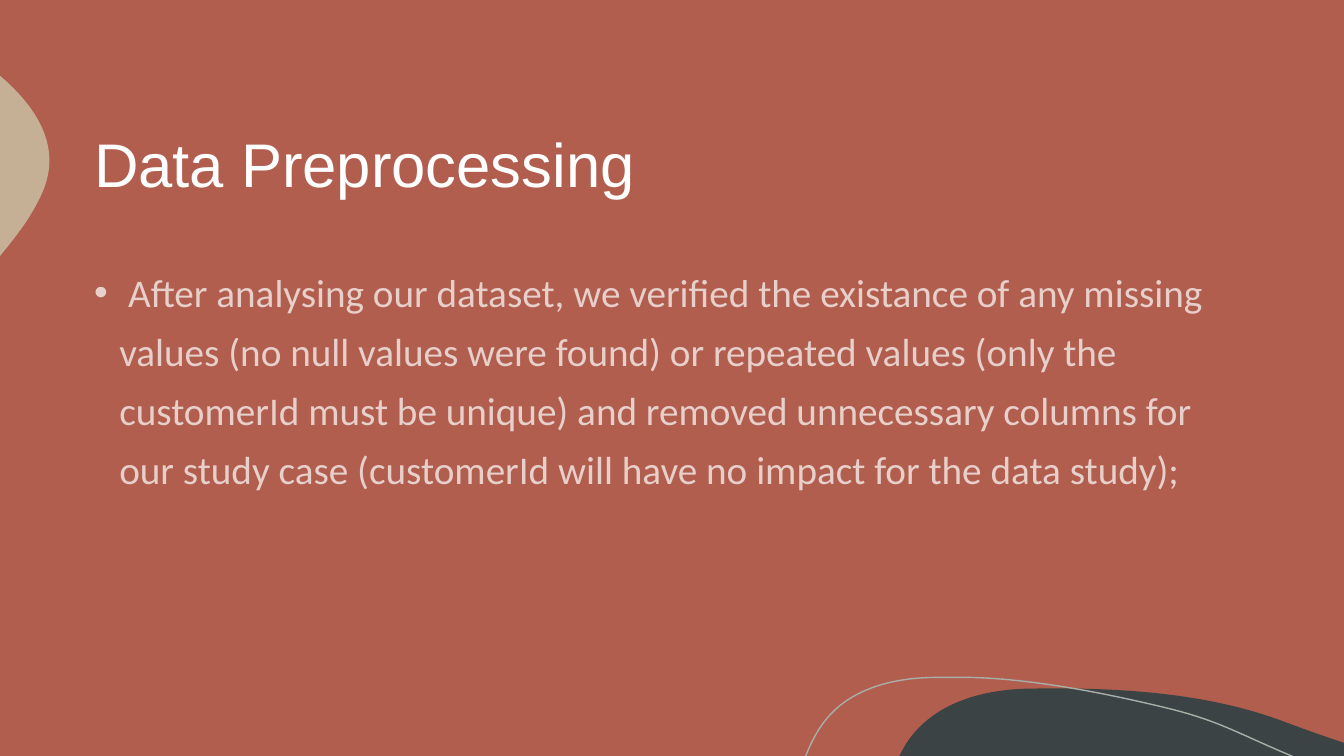
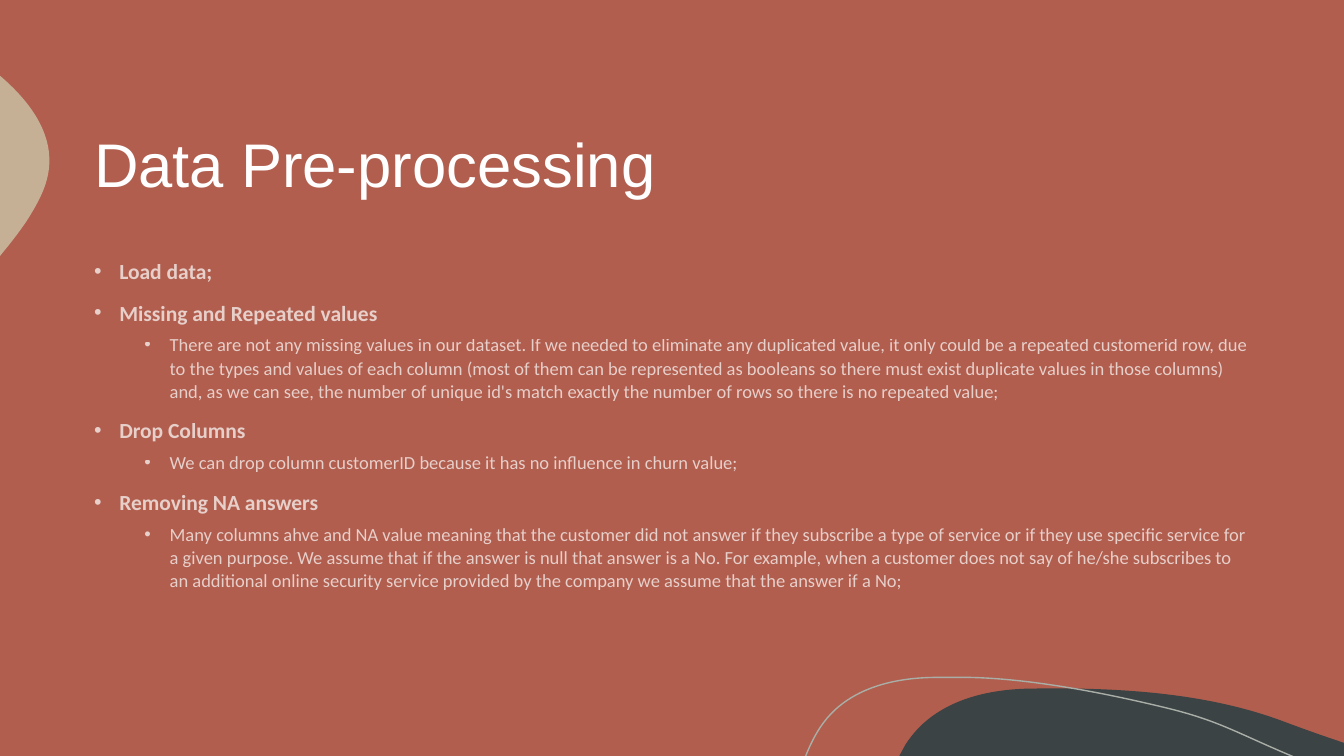
Before and after one commit to itsdomsantos/IART-2022, a slide deck: slide 5 of proj2/iart_proj2_final.pptx. Drawn at 1344x756 pixels with LibreOffice and Linux fonts; fonts in the diff are those of the drawing. Boxes give left, top, right and bottom in pixels: in the first picture for what was removed or moved away, otherwise in the second. Text is boxed around its words. In the diff, an @@ line names an element or a change of style, - is before the commit and + after.

```diff
--- a/proj2/iart_proj2_final.pptx
+++ b/proj2/iart_proj2_final.pptx
@@ title at box(94, 142, 655, 199): text changed @@
-Data Preprocessing
+Data Pre-processing
@@ text at box(119, 264, 1247, 590): text changed; size 28 to 13.2 pt @@
-• After analysing our dataset, we verified the existance of any missing values (no null values were found) or repeated values (only the customerId must be unique) and removed unnecessary columns for our study case (customerId will have no impact for the data study);
+• Load data;
+• Missing and Repeated values
+  • There are not any missing values in our dataset. If we needed to eliminate any duplicated value, it only could be a repeated customerid row, due to the types and values of each column (most of them can be represented as booleans so there must exist duplicate values in those columns) and, as we can see, the number of unique id's match exactly the number of rows so there is no repeated value;
+• Drop Columns
+  • We can drop column customerID because it has no influence in churn value;
+• Removing NA answers
+  • Many columns ahve and NA value meaning that the customer did not answer if they subscribe a type of service or if they use specific service for a given purpose. We assume that if the answer is null that answer is a No. For example, when a customer does not say of he/she subscribes to an additional online security service provided by the company we assume that the answer if a No;
```
Also in this commit, not shown: 3 other slides changed, 4 slides added, 1 slide removed.
